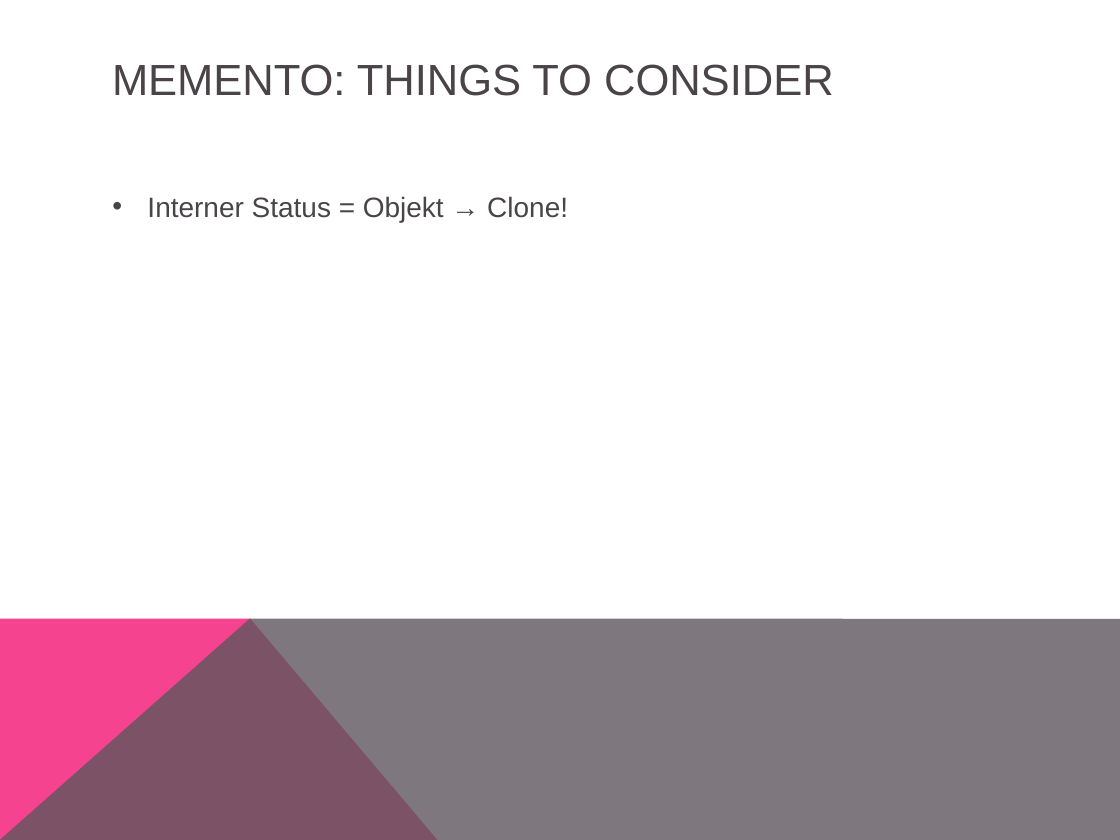
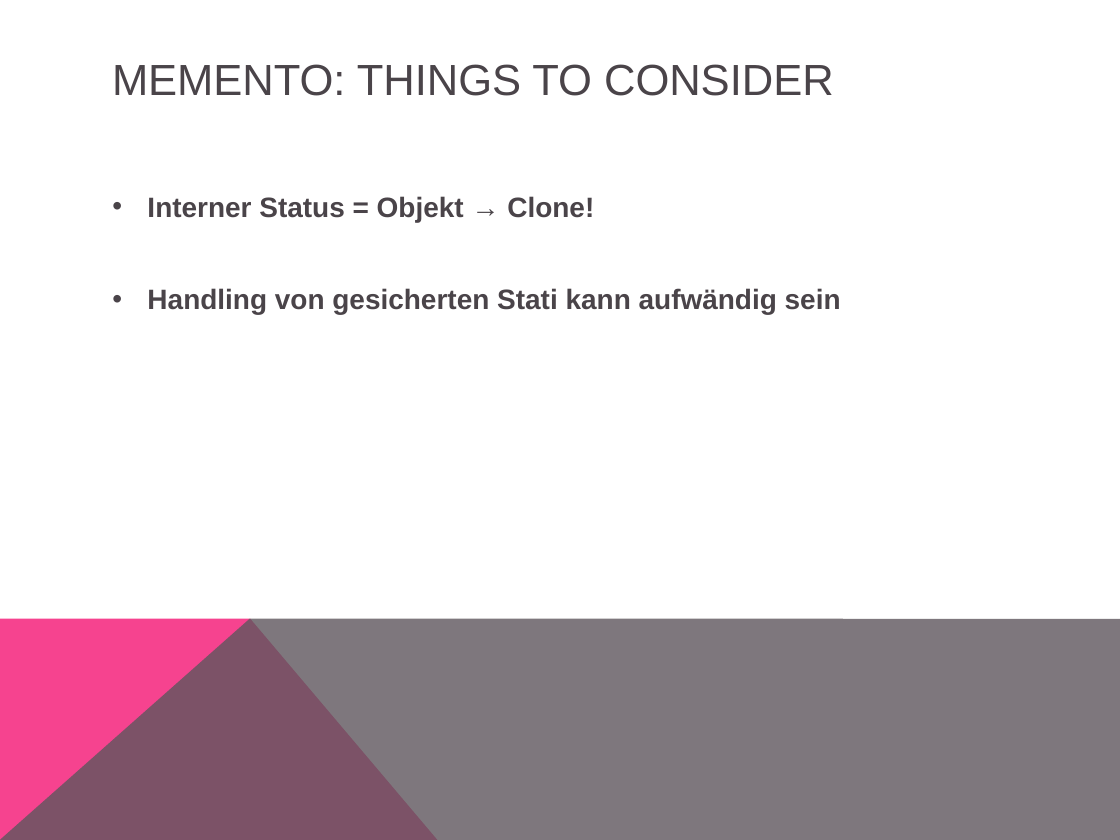
Before and after one commit to simonkrenger/ch.bfh.bti7081.s2013.pink, a slide deck: slide 15 of Project Pink/doc/tasks/task13/Memento Pattern.pptx (slide 14 before the commit). Drawn at 1120x840 pixels with LibreOffice and Linux fonts; fonts in the diff are those of the drawing. Boxes give left, top, right and bottom in pixels: in the first picture for what was removed or moved away, otherwise in the second. Text is boxed around its words. In the diff, an @@ line names an element or a change of style, - is before the commit and + after.

Commit message:
Added Memento pattern presentation, slight modification of Session

```diff
--- a/Project Pink/doc/tasks/task13/Memento Pattern.pptx
+++ b/Project Pink/doc/tasks/task13/Memento Pattern.pptx
@@ text at bbox=[147, 196, 594, 222]: bold on in "Interner Status = Objekt → Clone!" @@
@@ text at bbox=[147, 288, 841, 314]: paragraph added @@
+• Handling von gesicherten Stati kann aufwändig sein
```
Also in this commit, not shown: 4 other slides changed, 1 slide added, 1 other file.
